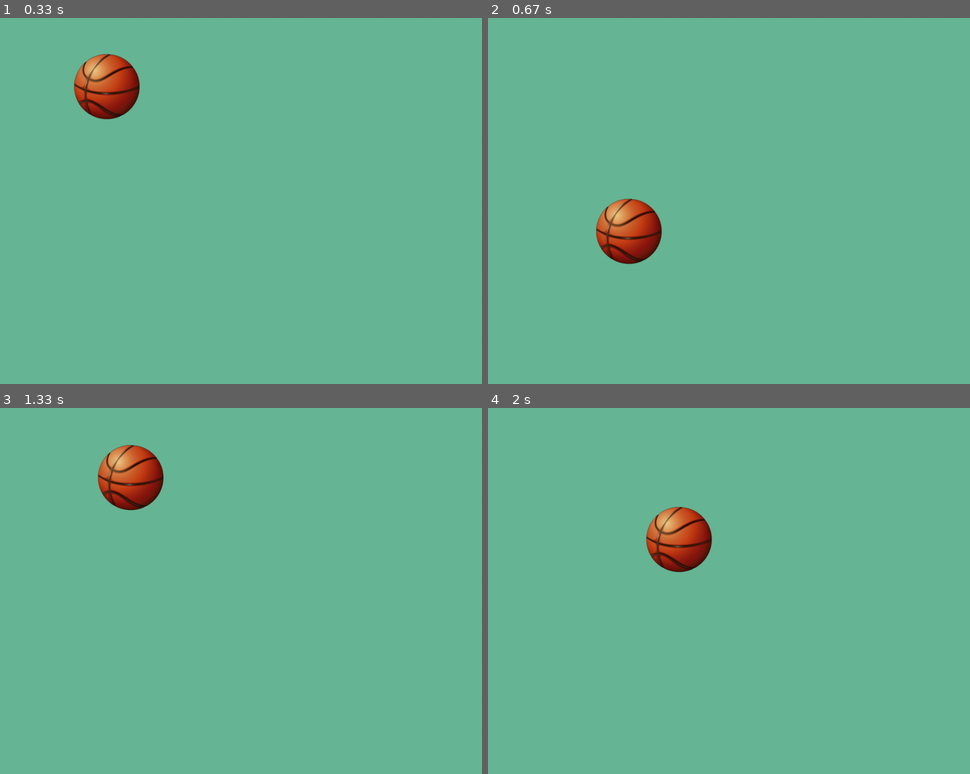
Above: before the commit, frames 1-4 (two rows, left to right).
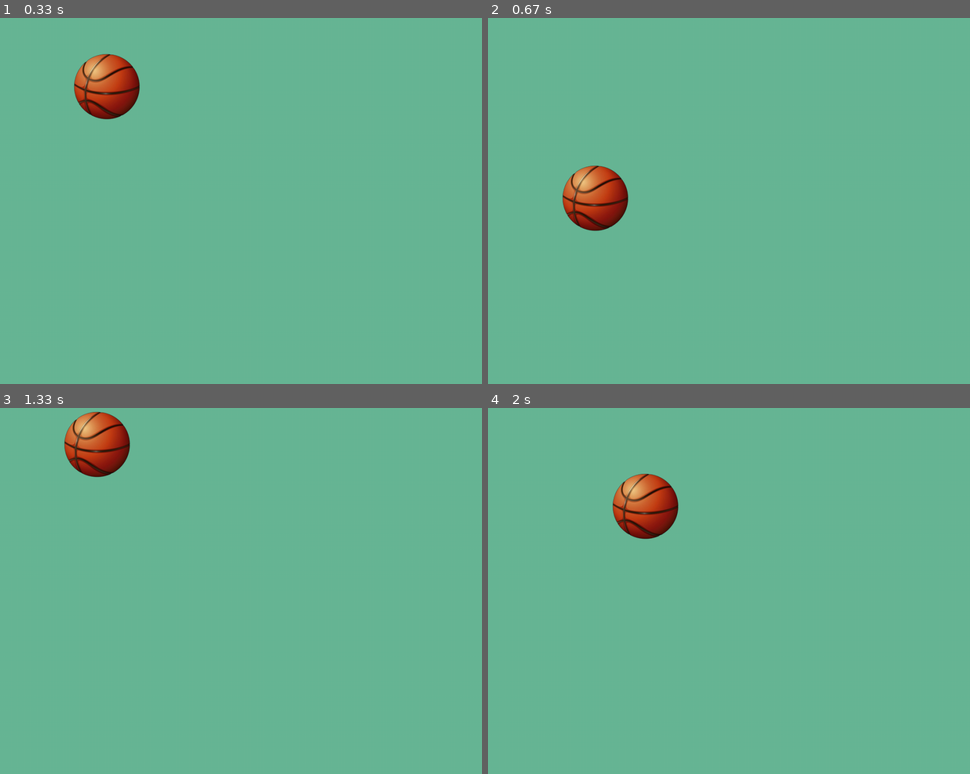
Above: after the commit, the same moments.

Repository: infProgram/inf371_spring2022-Pieces-Ho
Game: pygame game, started from pygameTutorials/dragWithMouse.py
Same seed, same stepped clock (60 frames per second), same inputs: the game is played once before the commit and once after it.
Inputs (mouse positions are in pixels of both pictures, inside the frame that each line leads up to):
- Up to frame 1 (0.33 s): no input
- Up to frame 2 (0.67 s): press the mouse at (719, 219) at 0.37 s; move the mouse to (656, 208) at 0.47 s; release the mouse at (594, 197) at 0.6 s
- Up to frame 3 (1.33 s): click (72, 525) at 0.72 s; click (96, 444) at 1.05 s
- Up to frame 4 (2 s): click (724, 623) at 1.38 s; click (647, 506) at 1.72 s

Frame 1 is identical in both runs. In frame 2, 3.5% of the frame differs, in the area x 15-37%, y 40-68%; in frame 3, 3.5%; in frame 4, 3.5%, in the area x 25-47%, y 18-45%.

Commit message:
fix it which can move with center xy

Diff:
--- a/pygameTutorials/dragWithMouse.py
+++ b/pygameTutorials/dragWithMouse.py
@@ -31,7 +31,7 @@
         if event.button == 1: # 松开鼠标左键
             moving = False
     if moving:
-        ball_rect.x,ball_rect.y = pygame.mouse.get_pos()
+        ball_rect.centerx,ball_rect.centery = pygame.mouse.get_pos()
 
   speedX = speedY = 3
   screen.fill(backgroundColor)
